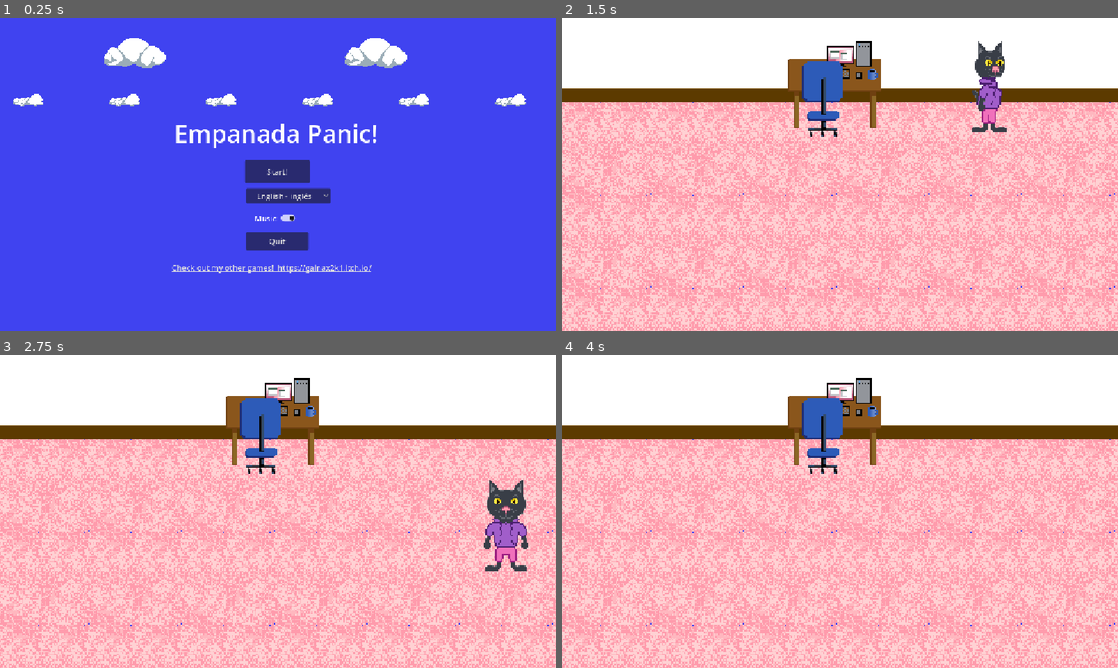
Above: before the commit, frames 1-4 (two rows, left to right).
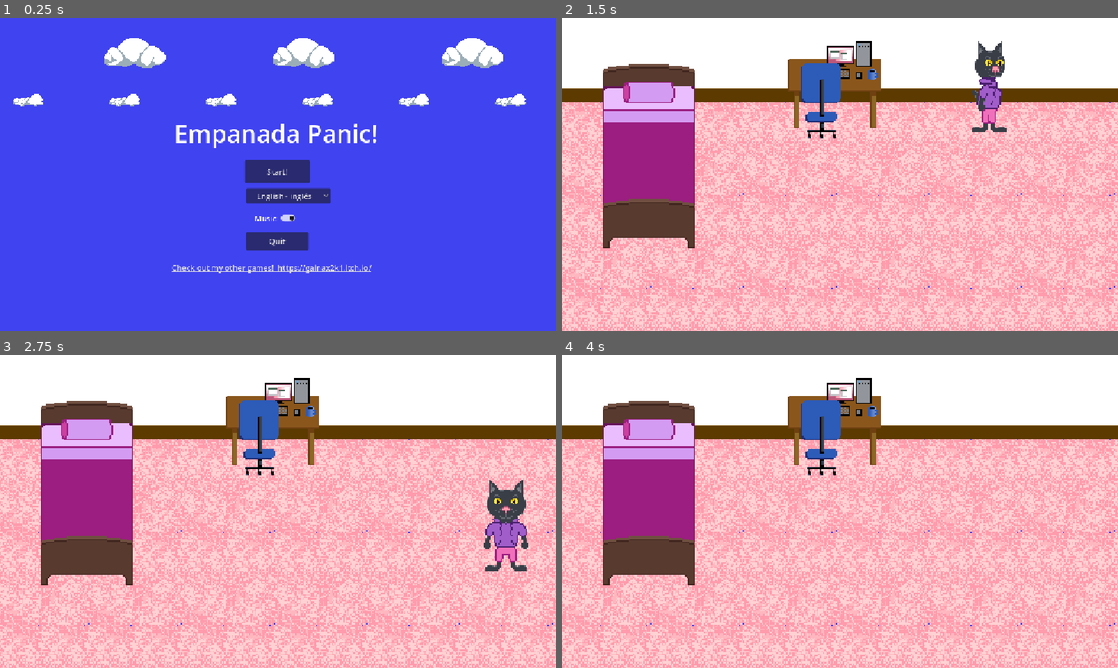
Above: after the commit, the same moments.

Repository: gainax2k1/empanada-panic
Game: Godot game, scene res://Scenes/game.tscn
The game is run twice, just before and just after one commit, with the same random seed, the same clock (stepped at 60 frames per second) and the same inputs.
Inputs (mouse positions are in pixels of both pictures, inside the frame that each line leads up to):
- Up to frame 1 (0.25 s): no input
- Up to frame 2 (1.5 s): click "Start!" at 0.5 s; tap Enter at 1.25 s; move the mouse to (962, 158) at 1.27 s; hold Right (ui_right) from 1.28 s (still down)
- Up to frame 3 (2.75 s): move the mouse to (166, 527) at 2.02 s; release Right (ui_right) at 2.03 s; hold Down (ui_down) from 2.03 s (still down)
- Up to frame 4 (4 s): move the mouse to (895, 442) at 2.77 s; release Down (ui_down) at 2.78 s; hold Right (ui_right) 2.78-3.53 s; tap Space at 3.5 s; move the mouse to (812, 574) at 3.52 s; hold Up (ui_up) from 3.53 s (still down)

The runs differ from the first frame. In frame 1, 2.3% of the frame differs, in the area x 49-91%, y 6-16%; in frame 2, 9.7%, in the area x 7-51%, y 13-74%; in frame 3, 9.7%; in frame 4, 9.7%.

Commit message:
tweaks to interior

Diff:
--- a/Scenes/interior.tscn
+++ b/Scenes/interior.tscn
@@ -9,6 +9,7 @@
 [ext_resource type="Texture2D" uid="uid://bu58oumhtvfo5" path="res://Graphics/Interior/desk-chair.png" id="7_i3eo0"]
 [ext_resource type="Texture2D" uid="uid://0ma7nepncbg8" path="res://Graphics/Interior/mug.png" id="8_ndt06"]
 [ext_resource type="Script" uid="uid://cjfos3n1cmvu4" path="res://Scripts/HeroCat.gd" id="9_4ytjt"]
+[ext_resource type="Texture2D" uid="uid://by3psearidhup" path="res://Graphics/Characters/bed.png" id="9_weeyf"]
 [ext_resource type="Texture2D" uid="uid://d0y2rfc8ptajg" path="res://Graphics/Characters/hero-cat-big-animated-Sheet.png" id="10_4ytjt"]
 
 [sub_resource type="TileSetAtlasSource" id="TileSetAtlasSource_hw515"]
@@ -58,6 +59,9 @@
 [sub_resource type="RectangleShape2D" id="RectangleShape2D_e78ct"]
 size = Vector2(19, 49)
 
+[sub_resource type="RectangleShape2D" id="RectangleShape2D_o05n3"]
+size = Vector2(59, 121)
+
 [sub_resource type="RectangleShape2D" id="RectangleShape2D_ga5kc"]
 size = Vector2(25, 8)
 
@@ -223,34 +227,44 @@
 
 [node name="Furniture" type="TileMapLayer" parent="." unique_id=1862679663]
 
-[node name="WoodDesk" type="Sprite2D" parent="." unique_id=2135215725]
+[node name="WoodDesk" type="Sprite2D" parent="Furniture" unique_id=2135215725]
 position = Vector2(320, 290)
 texture = ExtResource("5_4ytjt")
 
-[node name="StaticBody2D" type="StaticBody2D" parent="WoodDesk" unique_id=684877721]
-
-[node name="CollisionShape2D" type="CollisionShape2D" parent="WoodDesk/StaticBody2D" unique_id=1948939232]
+[node name="StaticBody2D" type="StaticBody2D" parent="Furniture/WoodDesk" unique_id=684877721]
+
+[node name="CollisionShape2D" type="CollisionShape2D" parent="Furniture/WoodDesk/StaticBody2D" unique_id=1948939232]
 position = Vector2(0.5, 8)
 shape = SubResource("RectangleShape2D_5ltfr")
 
-[node name="DesktopComputer" type="Sprite2D" parent="." unique_id=1062404772]
-position = Vector2(330, 278)
-texture = ExtResource("6_weeyf")
-
-[node name="DeskChair" type="Sprite2D" parent="." unique_id=2102293045]
-position = Vector2(312, 304)
-texture = ExtResource("7_i3eo0")
-
-[node name="StaticBody2D" type="StaticBody2D" parent="DeskChair" unique_id=988950829]
-position = Vector2(0.5, -2.5)
-
-[node name="CollisionShape2D" type="CollisionShape2D" parent="DeskChair/StaticBody2D" unique_id=2002027435]
-shape = SubResource("RectangleShape2D_e78ct")
-
-[node name="Mug" type="Sprite2D" parent="." unique_id=283110079]
+[node name="Mug" type="Sprite2D" parent="Furniture" unique_id=283110079]
 position = Vector2(347.00003, 285.00003)
 scale = Vector2(0.4375, 0.4375)
 texture = ExtResource("8_ndt06")
+
+[node name="DesktopComputer" type="Sprite2D" parent="Furniture" unique_id=1062404772]
+position = Vector2(330, 278)
+texture = ExtResource("6_weeyf")
+
+[node name="DeskChair" type="Sprite2D" parent="Furniture" unique_id=2102293045]
+position = Vector2(311, 305)
+texture = ExtResource("7_i3eo0")
+
+[node name="StaticBody2D" type="StaticBody2D" parent="Furniture/DeskChair" unique_id=988950829]
+position = Vector2(0.5, -2.5)
+
+[node name="CollisionShape2D" type="CollisionShape2D" parent="Furniture/DeskChair/StaticBody2D" unique_id=2002027435]
+shape = SubResource("RectangleShape2D_e78ct")
+
+[node name="Bed" type="Sprite2D" parent="Furniture" unique_id=1064957388]
+position = Vector2(192, 341)
+texture = ExtResource("9_weeyf")
+
+[node name="StaticBody2D" type="StaticBody2D" parent="Furniture/Bed" unique_id=224228059]
+
+[node name="CollisionShape2D" type="CollisionShape2D" parent="Furniture/Bed/StaticBody2D" unique_id=1650010389]
+position = Vector2(-0.5, -1.5)
+shape = SubResource("RectangleShape2D_o05n3")
 
 [node name="HeroCat" type="CharacterBody2D" parent="." unique_id=309166348]
 motion_mode = 1
--- a/Scenes/menu.tscn
+++ b/Scenes/menu.tscn
@@ -26,7 +26,7 @@
 texture = ExtResource("3_158mb")
 
 [node name="ParallaxBackground" type="Parallax2D" parent="." unique_id=1767232414]
-repeat_size = Vector2(500, 0)
+repeat_size = Vector2(350, 0)
 autoscroll = Vector2(100, 0)
 repeat_times = 5
 
--- a/project_time_tracker.json
+++ b/project_time_tracker.json
@@ -1,7 +1,7 @@
 {
-  "2D": 11273.053,
+  "2D": 11505.98,
   "AFK": 1463.375,
   "Documentation": 211.744,
-  "Game": 2685.715,
-  "Script": 13204.375
+  "Game": 3170.835,
+  "Script": 13320.705
 }
Binary file added: Graphics/Characters/bed.aseprite
Binary file added: Graphics/Characters/bed.png
Not shown, added: Graphics/Characters/bed.png.import
